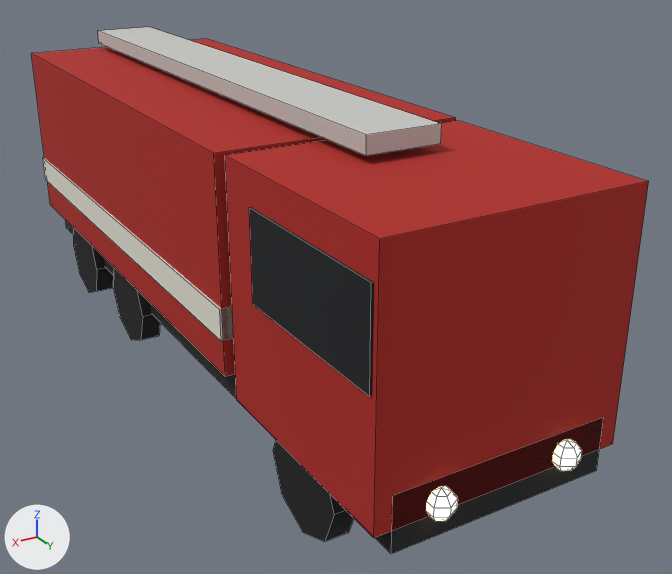
Two versions of the Blender file models/doroga/car-fire.blend, one commit apart.
One viewpoint serves both versions: a camera (50 mm lens) standing at (4.07, 8.36, 4.83) and looking at (-0.53, 0.69, 1.0). Every picture has the same lights, and +X, +Y and +Z are marked at lower left. The picture after the commit comes second. Mesh edges are drawn as thin lines.

In view in the first picture: '00_#b0241c_r320', '01_#16181c_noshadow_r320', '02_#b0241c', '03_#e8e4d8_noshadow', '04_#c8c8c4', '05_#1e2022', '06_#141416_r320', '07_#ffe9b0_noshadow'.
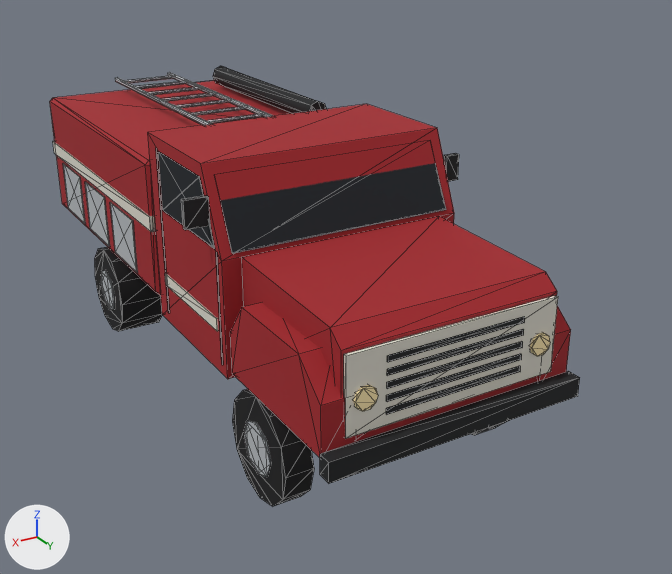
Changed parts and their boxes [x1, y1, x2, y2] in the pictures (672 x 574 px):
'00_#b0241c_r320', deleted (red): before [225, 121, 649, 538]
'00_#a3262c_r320', added (red): after [50, 81, 571, 458]
'02_#b0241c', deleted (red): before [31, 39, 456, 377]
'02_#1e2022_noshadow_r110', added: after [156, 66, 580, 483]
'04_#c8c8c4', deleted: before [98, 27, 442, 156]
'03_#e0dcd0_r320', added: after [53, 141, 558, 438]
'01_#1a2026_noshadow_r320', added (black): after [158, 151, 446, 254]
'01_#16181c_noshadow_r320', deleted (black): before [249, 207, 374, 397]
'06_#141416_r320', reshaped: before [73, 227, 354, 542]; after [94, 247, 507, 506]
'05_#1e2022', deleted: before [65, 220, 603, 554]
'06_#b8bcc0_noshadow_r110', added: after [63, 72, 273, 477]
'03_#e8e4d8_noshadow', deleted: before [43, 158, 233, 341]
'07_#ffe9b0_noshadow', deleted: before [426, 439, 582, 521]
'04_#ffe9b0_noshadow', added: after [353, 333, 550, 411]
part 1 of me_06__141416_r320, deleted (black): before [113, 268, 160, 340]
part 2 of me_06__141416_r320, deleted (black): before [73, 227, 113, 292]
part 3 of me_06__141416_r320, reshaped: before [273, 440, 354, 542]; after [94, 247, 507, 506]

What changed in the scene script:
```text
Change mat_1e2022:
    mat_1e2022.base_color: (0.013, 0.0144, 0.016) -> (0.00902, 0.0104, 0.0119)  # black #1e2022 -> black #181a1c
    mat_1e2022.roughness: 0.9 -> 0.85
Change mat_ffe9b0_emit__ffd890_3:
    remove mat_ffe9b0_emit__ffd890_3.emission_color = (1.0, 0.687, 0.279)  # beige #ffd890
    remove mat_ffe9b0_emit__ffd890_3.emission_strength = 3.0
    mat_ffe9b0_emit__ffd890_3.base_color: (1.0, 0.815, 0.434) -> (1.0, 0.82, 0.442)  # beige #ffe9b0 -> beige #ffeab1
    mat_ffe9b0_emit__ffd890_3.roughness: 0.9 -> 0.85
Change me_06__141416_r320:
    remove me_06__141416_r320.from_pydata(...)  # 96 vertices, 60 faces; spans x -1.11..1.11, y -3.3..3.4, z 0.0..1.0
    add me_06__141416_r320.from_pydata(...)  # 192 vertices, 176 faces; spans x -1.2..1.2, y -2.1..2.8, z 0.0..1.0
    me_06__141416_r320 part 1: the loose piece of 16 vertices spanning x 0.89..1.11, y -1.7..-0.7, z 0.0..1.0 is deleted
    me_06__141416_r320 part 2: the loose piece of 16 vertices spanning x 0.89..1.11, y -3.3..-2.3, z 0.0..1.0 is deleted
    me_06__141416_r320 part 3
    32 vertices are removed from x -1.11..1.11, y 2.4..3.4, z 0.0..1.0
    20 faces are deleted
    32 vertices are added at x -1.2..1.2, y -1.85..2.3, z 0.0..0.93
    32 new vertices lie (0.0, 0.25, 0.07) away from vertices in x -1.2..1.2, y -1.85..2.3, z 0.0..0.93
    16 new vertices lie (0.0, -0.18, -0.18) away from vertices in x -1.2..1.2, y -1.85..2.05, z 0.93
    16 new vertices lie (0.0, -0.07, -0.25) away from vertices in x -1.2..1.2, y -2.03..1.87, z 0.75
    16 new vertices lie (0.0, 0.25, -0.07) away from vertices in x -1.2..1.2, y -1.6..2.3, z 1.0
    16 new vertices lie (0.0, 0.18, -0.18) away from vertices in x -1.2..1.2, y -1.35..2.55, z 0.93
    32 new vertices lie (0.0, 0.07, -0.25) away from vertices in x -1.2..1.2, y -2.1..2.73, z 0.5..0.75
    16 new vertices lie (0.0, -0.07, -0.25) away from vertices in x -1.2..1.2, y -1.1..2.8, z 0.5
    16 new vertices lie (0.0, -0.25, 0.07) away from vertices in x -1.2..1.2, y -1.6..2.3, z 0.0
    96 new faces join them, smooth
    80 new faces join them
    other edits to the shape of me_06__141416_r320 do not show in these pictures
Remove ob_00__b0241c_r320:
    ob_00__b0241c_r320 = bpy.data.objects.new('00_#b0241c_r320', me_00__b0241c_r320)
Remove ob_01__16181c_noshadow_r320:
    ob_01__16181c_noshadow_r320 = bpy.data.objects.new('01_#16181c_noshadow_r320', me_01__16181c_noshadow_r320)
Remove ob_02__b0241c:
    ob_02__b0241c = bpy.data.objects.new('02_#b0241c', me_02__b0241c)
Remove ob_03__e8e4d8_noshadow:
    ob_03__e8e4d8_noshadow = bpy.data.objects.new('03_#e8e4d8_noshadow', me_03__e8e4d8_noshadow)
Remove ob_04__c8c8c4:
    ob_04__c8c8c4 = bpy.data.objects.new('04_#c8c8c4', me_04__c8c8c4)
Remove ob_05__1e2022:
    ob_05__1e2022 = bpy.data.objects.new('05_#1e2022', me_05__1e2022)
Remove ob_07__ffe9b0_noshadow:
    ob_07__ffe9b0_noshadow = bpy.data.objects.new('07_#ffe9b0_noshadow', me_07__ffe9b0_noshadow)
Add ob_06__b8bcc0_noshadow_r110:
    ob_06__b8bcc0_noshadow_r110 = bpy.data.objects.new('06_#b8bcc0_noshadow_r110', me_06__b8bcc0)  # 360 vertices, 324 faces; spans x -1.21..1.21, y -3.2..2.55, z 0.25..2.63; in mat_b8bcc0_metal_0_6_rough_0_35 (light grey #b9bdc1)
    ob_06__b8bcc0_noshadow_r110.location = (0.0, 0.0, 0.0)
Add ob_04__ffe9b0_noshadow:
    ob_04__ffe9b0_noshadow = bpy.data.objects.new('04_#ffe9b0_noshadow', me_04__ffe9b0)  # 80 vertices, 72 faces; spans x -0.94..0.94, y 3.37..3.41, z 1.32..1.52; in mat_ffe9b0_emit__ffd890_3 (beige #ffeab1)
    ob_04__ffe9b0_noshadow.location = (0.0, 0.0, 0.0)
Add ob_03__e0dcd0_r320:
    ob_03__e0dcd0_r320 = bpy.data.objects.new('03_#e0dcd0_r320', me_03__e0dcd0)  # a box spanning x -1.0..1.0, y 3.35..3.38, z 1.12..1.8; a box spanning x -1.21..1.21, y -3.3..0.1, z 1.75..1.9; a box spanning x -1.21..1.21, y 0.4..1.6, z 1.3..1.42; in mat_e0dcd0 (light grey #e1ddd1)
    ob_03__e0dcd0_r320.location = (0.0, 0.0, 0.0)
Add ob_02__1e2022_noshadow_r110:
    ob_02__1e2022_noshadow_r110 = bpy.data.objects.new('02_#1e2022_noshadow_r110', me_02__1e2022)  # 136 vertices, 184 faces; spans x -1.38..1.42, y -3.3..3.51, z 0.72..2.72; in mat_1e2022 (black #181a1c)
    ob_02__1e2022_noshadow_r110.location = (0.0, 0.0, 0.0)
Add ob_01__1a2026_noshadow_r320:
    ob_01__1a2026_noshadow_r320 = bpy.data.objects.new('01_#1a2026_noshadow_r320', me_01__1a2026)  # 24 vertices, 36 faces; spans x -1.21..1.21, y 0.45..1.76, z 2.05..2.65; in mat_1a2026_rough_0_2 (black #131a21)
    ob_01__1a2026_noshadow_r320.location = (0.0, 0.0, 0.0)
Add ob_00__a3262c_r320:
    ob_00__a3262c_r320 = bpy.data.objects.new('00_#a3262c_r320', me_00__a3262c)  # 84 vertices, 140 faces; spans x -1.2..1.2, y -3.32..3.37, z 0.75..2.75; in mat_a3262c (red #a52128)
    ob_00__a3262c_r320.location = (0.0, 0.0, 0.0)
```
